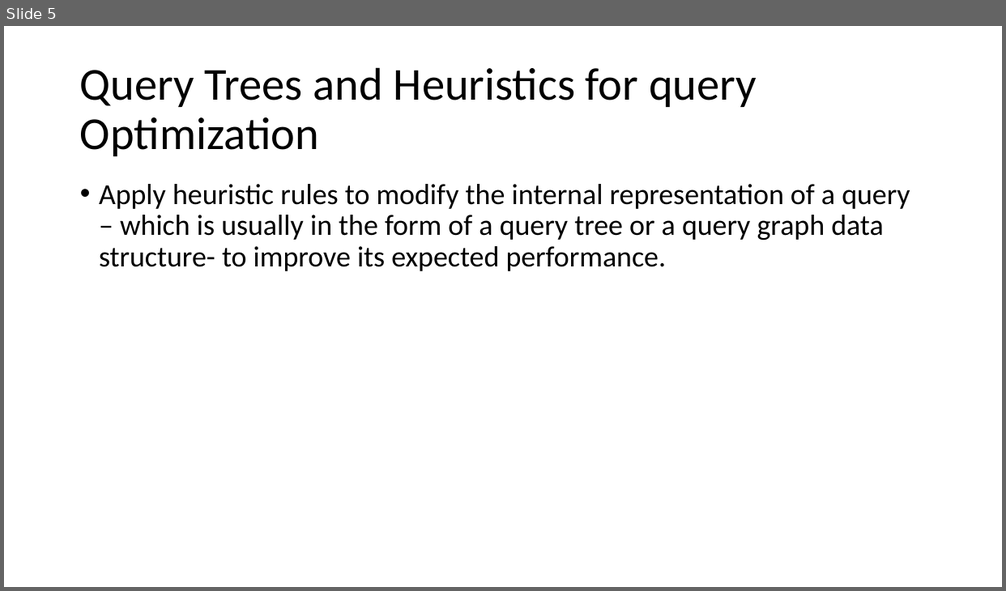
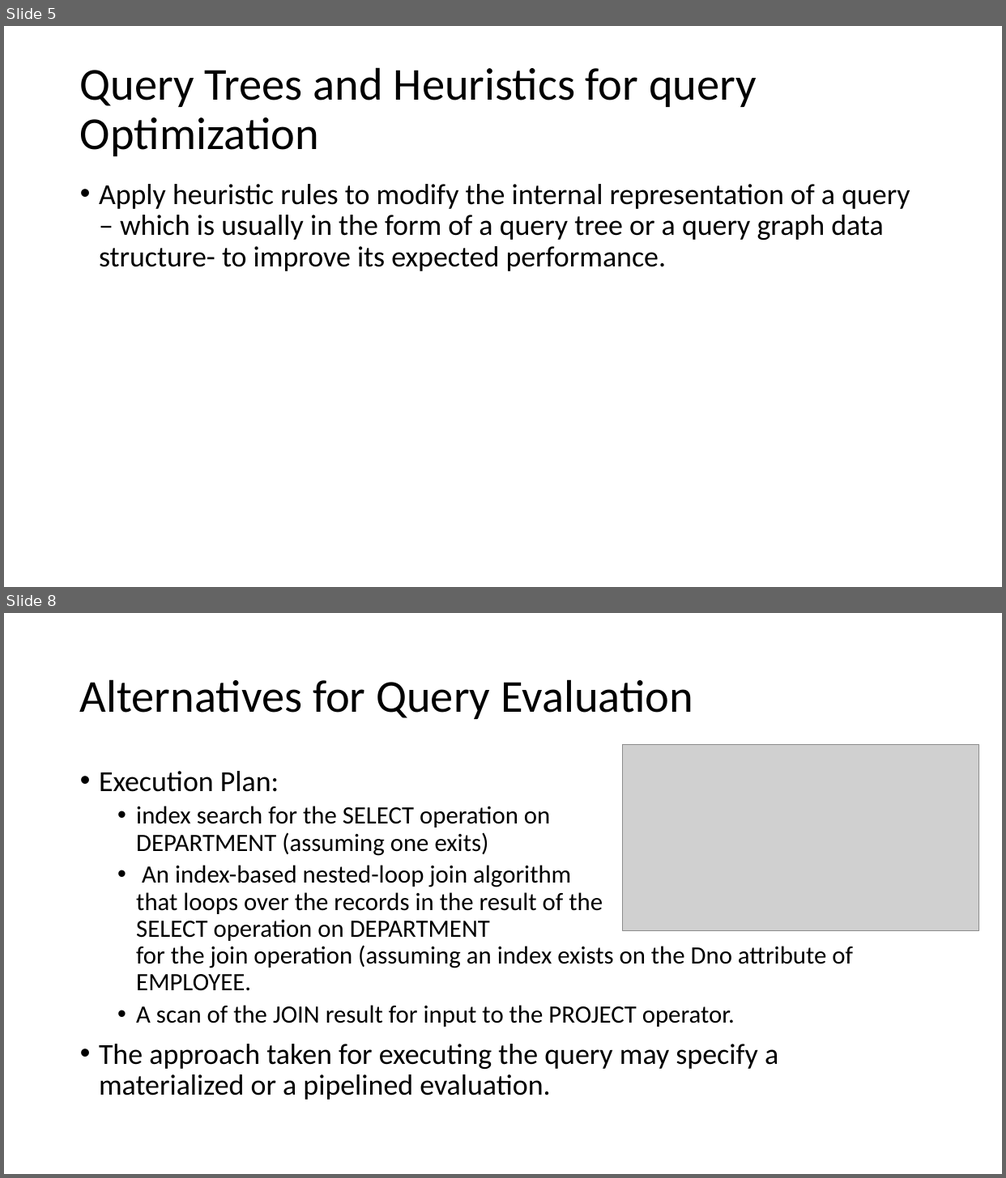
Before and after one commit to longnguyencse/master17-database-advace, a slide deck: Database advance.pptx. Shown one above the other, each under a label of ours: slide 5 before the commit, slides 5 and 8 after it; the slides between them are not shown. The pictures are 1006x591 and 1006x1178 pixels, drawn with LibreOffice and Linux fonts; fonts in the diff are those of the drawing; grey boxes stand for pictures. Boxes give left, top, right and bottom in pixels: in the first picture for what was removed or moved away, otherwise in the second. Text is boxed around its words. In the diff, an @@ line names an element or a change of style, - is before the commit and + after.

```diff
--- a/Database advance.pptx
+++ b/Database advance.pptx
@@ slide 8 added at (4,613,1002,1174), background #FFFFFF @@
@@ title added at (80,679,693,719), 44 pt, text #000000 @@
+Alternatives for Query Evaluation
@@ picture added at (623,745,979,931) @@
@@ text added at (99,771,853,1100), 24 pt, text #000000 @@
+• Execution Plan:
+  • index search for the SELECT operation on
+    DEPARTMENT (assuming one exits)
+  • An index-based nested-loop join algorithm
+    that loops over the records in the result of the
+    SELECT operation on DEPARTMENT
+    for the join operation (assuming an index exists on the Dno attribute of EMPLOYEE.
+  • A scan of the JOIN result for input to the PROJECT operator.
+• The approach taken for executing the query may specify a materialized or a pipelined evaluation.
```
Also in this commit, not shown: 1 slide changed, 5 other slides added, 1 slide removed.
